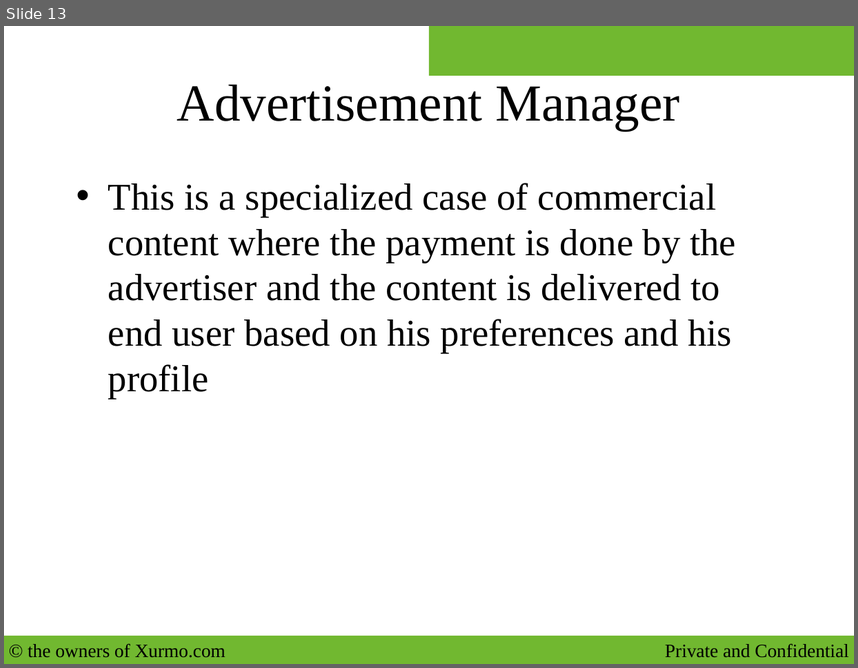
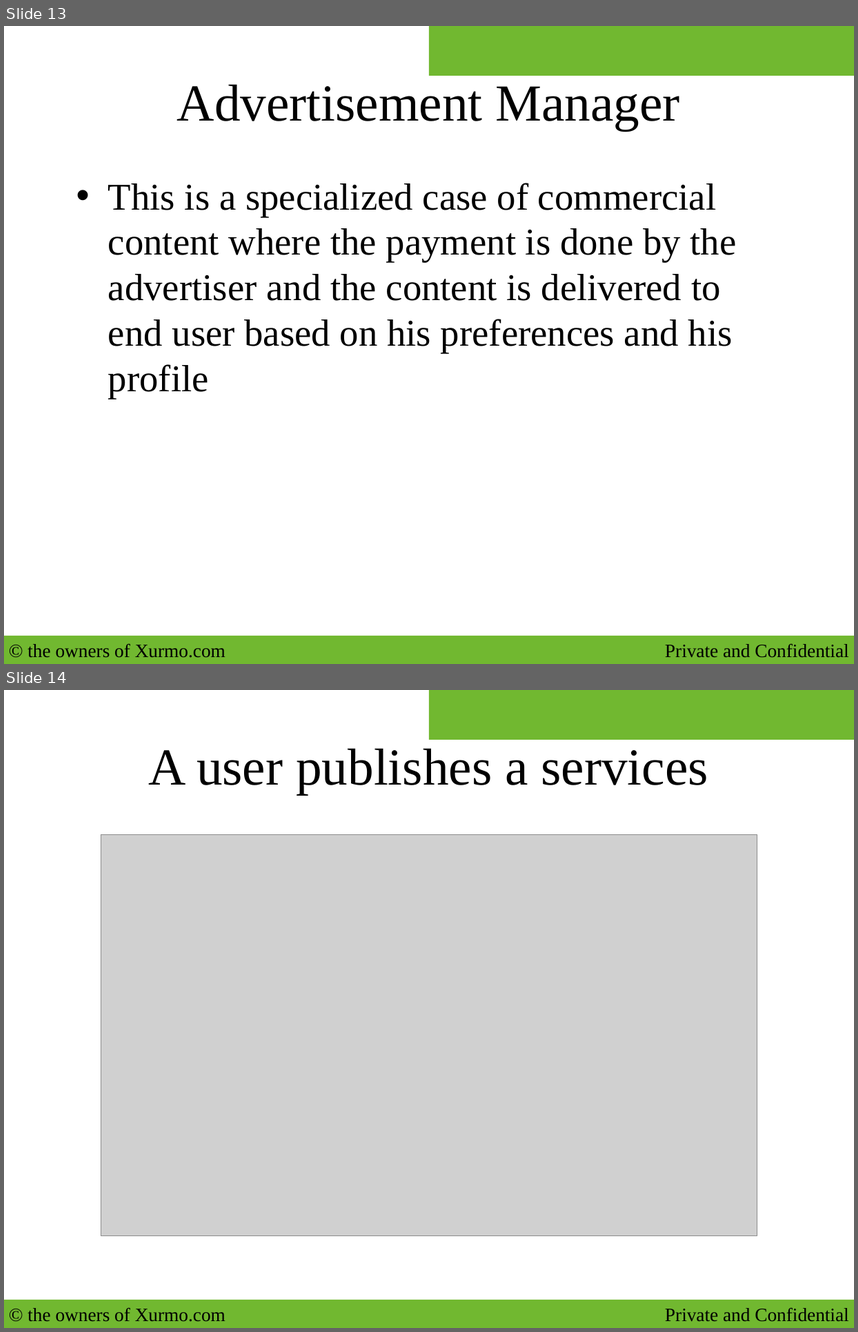
Before and after one commit to vavasthi/xurmo, a slide deck: XurmoDocs/TechDocs/xurmo-arch.ppt. Shown one above the other, each under a label of ours: slide 13 before the commit, slides 13 and 14 after it. The pictures are 858x668 and 858x1332 pixels, drawn with LibreOffice and Linux fonts; fonts in the diff are those of the drawing; grey boxes stand for pictures; background and template pictures are left out. Boxes give left, top, right and bottom in pixels: in the first picture for what was removed or moved away, otherwise in the second. Text is boxed around its words. In the diff, an @@ line names an element or a change of style, - is before the commit and + after.

```diff
--- a/XurmoDocs/TechDocs/xurmo-arch.ppt
+++ b/XurmoDocs/TechDocs/xurmo-arch.ppt
@@ slide 14 added at bbox=[4, 690, 854, 1328], background #FFFFFF; not listed: 2 template elements that a slide beside it also shows @@
@@ title added at bbox=[149, 748, 708, 795], 44 pt, text #000000 @@
+A user publishes a services
@@ picture added at bbox=[101, 834, 757, 1236] @@
```
Also in this commit, not shown: 1 slide changed, 4 other slides added, 1 slide removed.
